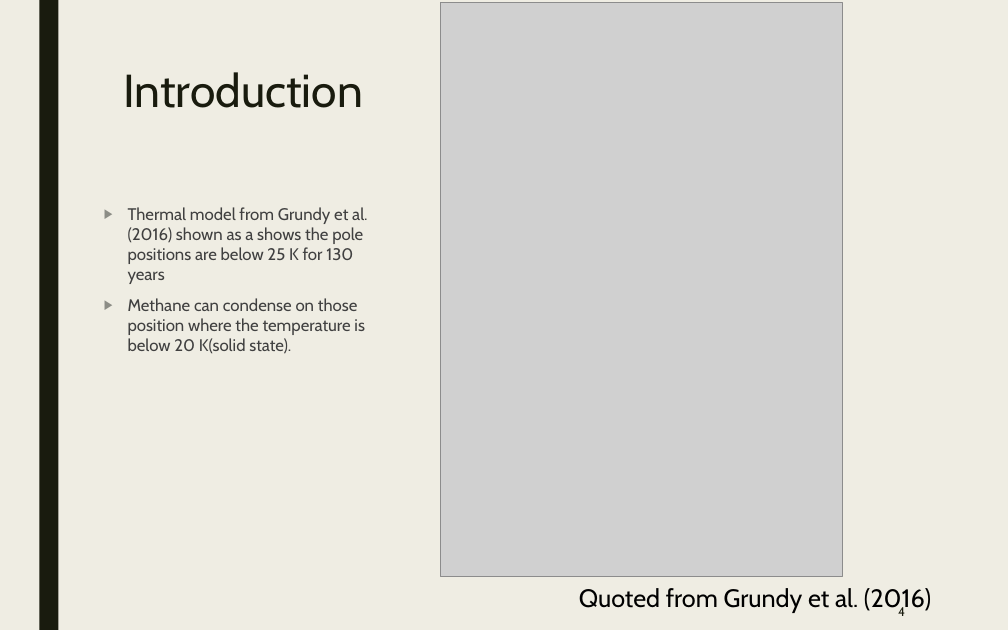
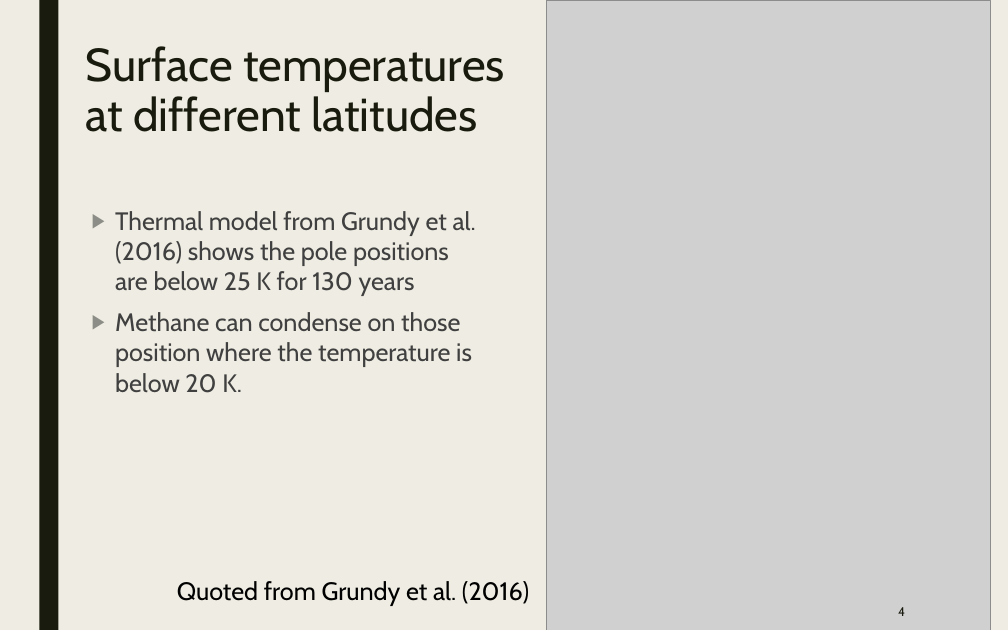
Before and after one commit to samuello1228/lily, a slide deck: slide 4 of doc/VUV and EUV irradiation of CH4 + NH3.pptx. Drawn at 1008x630 pixels with LibreOffice and Linux fonts; fonts in the diff are those of the drawing; grey boxes stand for pictures. Boxes give left, top, right and bottom in pixels: in the first picture for what was removed or moved away, otherwise in the second. Text is boxed around its words. In the diff, an @@ line names an element or a change of style, - is before the commit and + after.

Commit message:
update ppt

```diff
--- a/doc/VUV and EUV irradiation of CH4 + NH3.pptx
+++ b/doc/VUV and EUV irradiation of CH4 + NH3.pptx
@@ picture: place and size @@
-picture at <box>440,3,843,577</box>
+picture at <box>546,0,991,630</box>
@@ text added at <box>85,46,505,132</box>, 33 pt, text #191B0E @@
+  Surface temperatures
+  at different latitudes
@@ title removed at <box>123,72,362,108</box> @@
-Introduction
@@ text at <box>115,211,476,393</box>: text changed; size 12 to 18 pt @@
-  ▶ Thermal model from Grundy et al. (2016) shown as a shows the pole positions are below 25 K for 130 years
-  ▶ Methane can condense on those position where the temperature is below 20 K(solid state).
+  ▶ Thermal model from Grundy et al. (2016) shows the pole positions are below 25 K for 130 years
+  ▶ Methane can condense on those position where the temperature is below 20 K.
@@ text "Quoted from Grundy et al. ...": place and size @@
-text "Quoted from Grundy et al. ..." at <box>579,588,931,613</box>
+text "Quoted from Grundy et al. ..." at <box>177,581,529,606</box>
```
Also in this commit, not shown: 8 other slides changed, 1 slide added, 1 slide removed.
